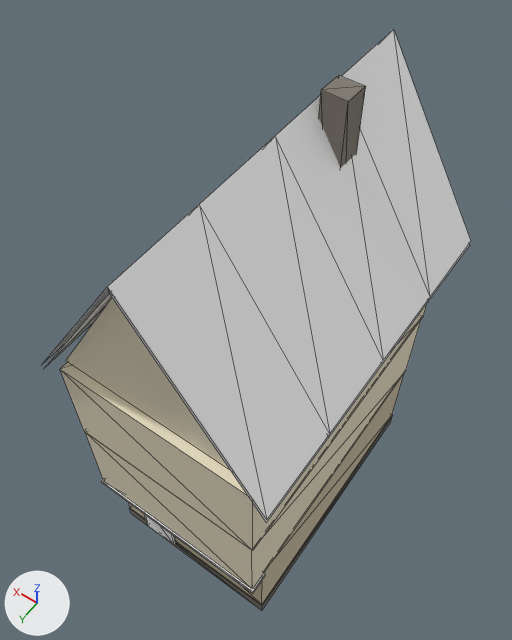
What one commit did to the glTF model kingdom/assets/generated/town_small/house_narrow_c_lod1.glb.
Before and after are seen from a 50 mm lens placed at (-5.39, 8.09, 19.55), pointed at (0.52, -0.17, 6.56). The axes (+X, +Y, +Z) are drawn at lower left. The lights are the same throughout. The first picture is the older version. Mesh edges are drawn as thin lines. Vertices at exactly the same position are counted once.

Objects in the first picture: 'house_narrow_c_lod1'.
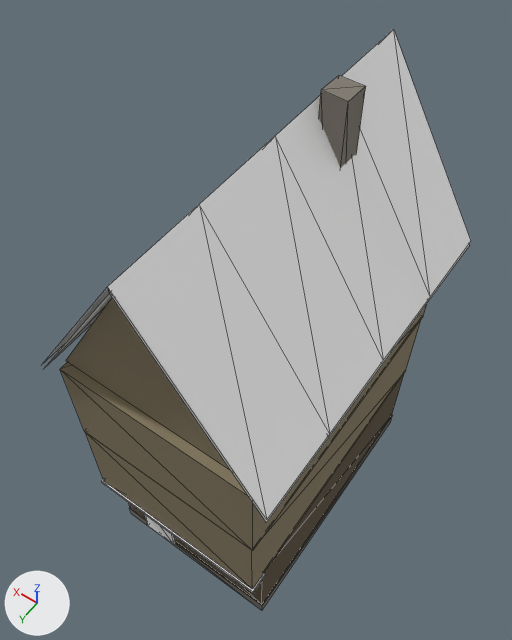
Changed parts and their boxes [x1, y1, x2, y2] in the pictures (512 x 640 px):
```json
{"part": 1, "of": "me_house_narrow_c_lod1", "change": "recoloured", "before": [60, 298, 427, 589], "after": [60, 298, 427, 589], "on screen": "pale yellow to brown"}
{"part": 2, "of": "me_house_narrow_c_lod1", "change": "recoloured", "before": [129, 374, 404, 605], "after": [129, 374, 404, 605]}
```

Scene script edits in JSON lines:
```json
{"block": "me_house_narrow_c_lod1", "where": "me_house_narrow_c_lod1.from_pydata(...)  # 92 vertices, 118 faces; spans x -2.74..2.74, y -4.07..4.07, z 0.0..12.43"}
{"block": "me_house_narrow_c_lod1", "where": "# used by ob_house_narrow_c_lod1; location = (0.0, 0.0, 0.0)"}
{"block": "me_house_narrow_c_lod1", "change": "me_house_narrow_c_lod1 part 1: 26 faces centred in x -2.34..2.34, y -3.72..3.93, z 2.9..9.25 are repainted in the vertex colours; the middle colour goes from pale yellow #ede3c9 to brown #8c8066"}
{"block": "me_house_narrow_c_lod1", "change": "me_house_narrow_c_lod1 part 2: 12 faces centred in x -2.28..2.28, y -3.48..3.48, z 0.4..2.9 are repainted in the vertex colours; the middle colour goes from beige #ccbfa3 to brown #5c4f3b"}
```
